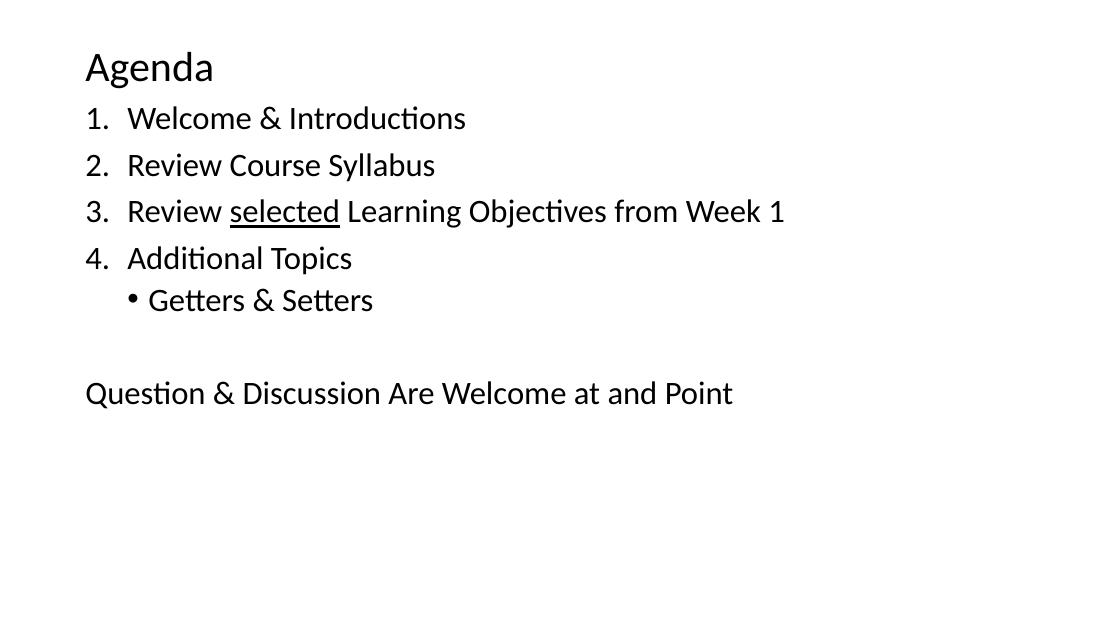
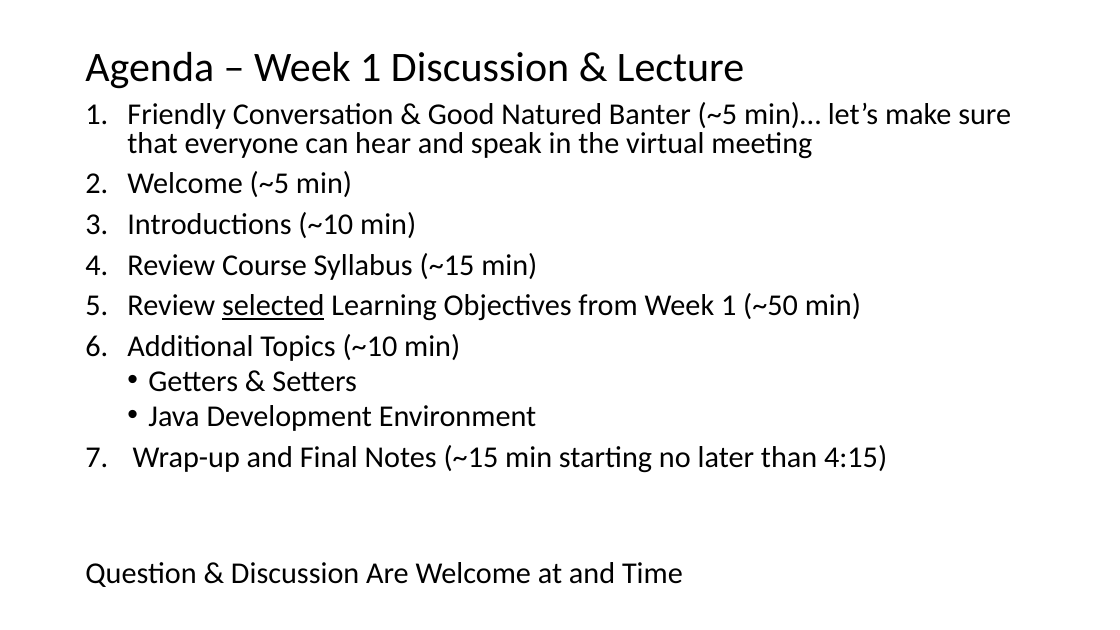
Before and after one commit to EricJPogue/www-epogue-info, a slide deck: slide 2 of CPSC-24500/Week01/2016SpringW01SlidesLecture.pptx. Drawn at 1120x630 pixels with LibreOffice and Linux fonts; fonts in the diff are those of the drawing. Boxes give left, top, right and bottom in pixels: in the first picture for what was removed or moved away, otherwise in the second. Text is boxed around its words. In the diff, an @@ line names an element or a change of style, - is before the commit and + after.

```diff
--- a/CPSC-24500/Week01/2016SpringW01SlidesLecture.pptx
+++ b/CPSC-24500/Week01/2016SpringW01SlidesLecture.pptx
@@ title at (85, 52, 744, 89): text changed @@
-Agenda
+Agenda – Week 1 Discussion & Lecture
@@ text at (127, 102, 1011, 361): text changed; size 28 to 25.9 pt @@
-1. Welcome & Introductions
-2. Review Course Syllabus
-3. Review selected Learning Objectives from Week 1
-4. Additional Topics
+1. Friendly Conversation & Good Natured Banter (~5 min)… let’s make sure that everyone can hear and speak in the virtual meeting
+2. Welcome (~5 min)
+3. Introductions (~10 min)
+4. Review Course Syllabus (~15 min)
+5. Review selected Learning Objectives from Week 1 (~50 min)
+6. Additional Topics (~10 min)
@@ text at (148, 371, 357, 392): size 28 to 25.9 pt in "Getters & Setters"; line spacing 0.9 to 0.8 @@
@@ text at (85, 405, 887, 587): text changed; size 28 to 25.9 pt @@
-Question & Discussion Are Welcome at and Point
+  • Java Development Environment
+7. Wrap-up and Final Notes (~15 min starting no later than 4:15)
+Question & Discussion Are Welcome at and Time
```
Also in this commit, not shown: 3 other slides changed, 8 slides added, 2 other files.
